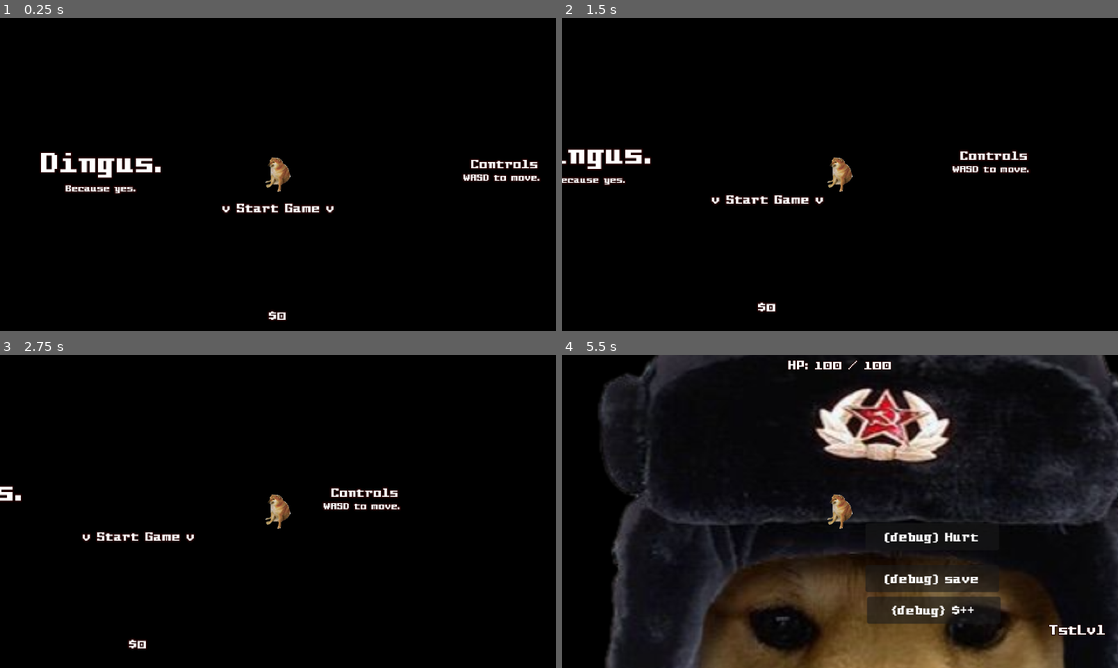
Above: before the commit, frames 1-4 (two rows, left to right).
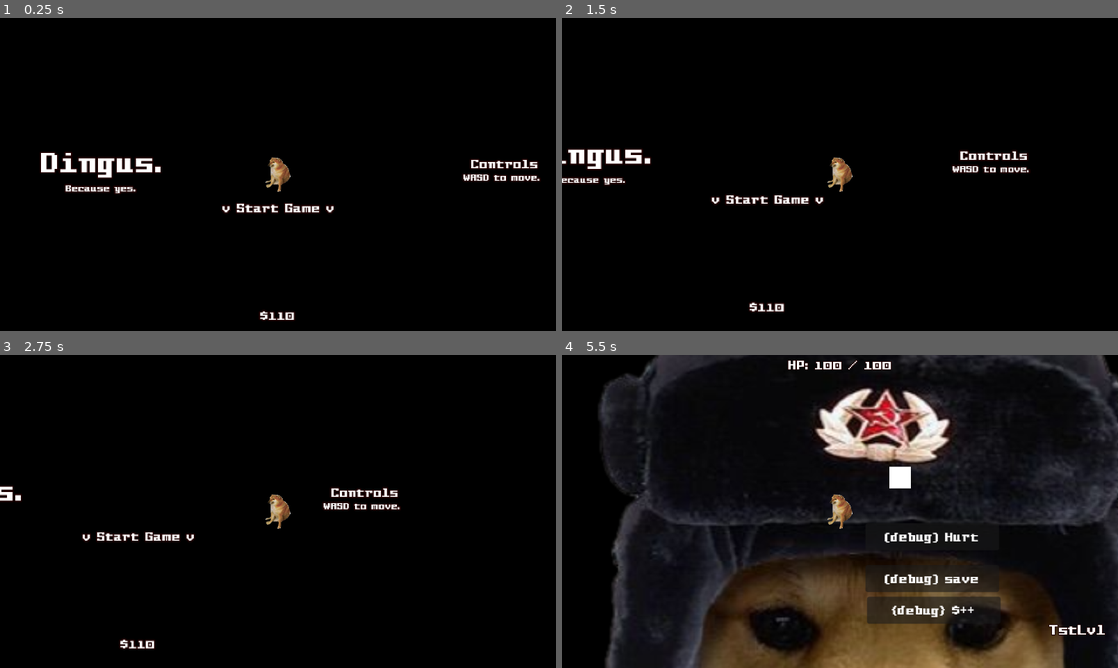
Above: after the commit, the same moments.

Repository: snoutibur-academic/Dingy-Dungeon-Game
Game: Godot game, scene res://Scenes/Main/Main.tscn
Two runs of this game, one before a commit and one after it. Both use one fixed random seed, a clock stepped at 60 frames per second and the inputs below.
Inputs:
- Up to frame 1 (0.25 s): no input
- Up to frame 2 (1.5 s): tap Enter at 0.5 s; hold D (right) 0.53-1.28 s; hold S (down) from 1.28 s (still down)
- Up to frame 3 (2.75 s): tap Space at 2 s; release S (down) at 2.03 s; hold D (right) from 2.03 s (still down)
- Up to frame 4 (5.5 s): release D (right) at 2.78 s; hold W (up) 2.78-3.53 s; tap Enter at 3.5 s; hold A (left) 3.53-5.03 s; hold S (down) from 5.03 s (still down)

The runs differ from the first frame. In frame 1, 0.2% of the frame differs, in the area x 46-53%, y 93-97%; in frame 2, 0.2%; in frame 3, 0.2%; in frame 4, 0.7%, in the area x 13-100%, y 8-84%.
Error after the commit: Invalid access to property or key 'position' on a base object of type 'null instance'. (res://Mobs/MobBody.gd:11)

Commit message:
Implemented basis for enemy mob.

Diff:
--- /dev/null
+++ b/Mobs/Dingy.tscn
@@ -0,0 +1,41 @@
+[gd_scene load_steps=5 format=3 uid="uid://cftxhxs5d7qr4"]
+
+[ext_resource type="Script" path="res://Mobs/MobBody.gd" id="1_m4uao"]
+
+[sub_resource type="RectangleShape2D" id="RectangleShape2D_rfl56"]
+size = Vector2(28, 27)
+
+[sub_resource type="RectangleShape2D" id="RectangleShape2D_13x0u"]
+size = Vector2(32, 32)
+
+[sub_resource type="CircleShape2D" id="CircleShape2D_ud4sb"]
+radius = 69.4622
+
+[node name="Dingy" type="Node2D"]
+
+[node name="MobBody" type="CharacterBody2D" parent="."]
+position = Vector2(0, 0.5)
+script = ExtResource("1_m4uao")
+
+[node name="CollisionShape2D" type="CollisionShape2D" parent="MobBody"]
+shape = SubResource("RectangleShape2D_rfl56")
+
+[node name="ColorRect" type="ColorRect" parent="."]
+offset_left = -14.0
+offset_top = -13.0
+offset_right = 14.0
+offset_bottom = 15.0
+
+[node name="AttackArea" type="Area2D" parent="."]
+
+[node name="CollisionShape2D" type="CollisionShape2D" parent="AttackArea"]
+position = Vector2(0, 1)
+shape = SubResource("RectangleShape2D_13x0u")
+
+[node name="PlayerDetection" type="Area2D" parent="."]
+
+[node name="CollisionShape2D" type="CollisionShape2D" parent="PlayerDetection"]
+shape = SubResource("CircleShape2D_ud4sb")
+
+[connection signal="body_entered" from="PlayerDetection" to="MobBody" method="_on_player_detection_body_entered"]
+[connection signal="body_exited" from="PlayerDetection" to="MobBody" method="_on_player_detection_body_exited"]
--- /dev/null
+++ b/Mobs/MobBody.gd
@@ -0,0 +1,22 @@
+extends CharacterBody2D
+
+var player
+var chasing = false
+@export var SPEED =100
+
+
+func _physics_process(delta):
+	player = get_node("../Player") # Find da player
+	if chasing: # Then presue the player
+		var direction = (player.position - self.position).normalized()
+	else: # Just chill there
+		pass
+
+func _on_player_detection_body_exited(body:Node2D):
+	if body.name == "Player":
+		chasing = false
+		print("not chasein")
+func _on_player_detection_body_entered(body:Node2D):
+	if body.name == "Player":
+		chasing = true
+		print("cahsaigsd")
--- a/Player/Player.tscn
+++ b/Player/Player.tscn
@@ -35,7 +35,7 @@
 [sub_resource type="RectangleShape2D" id="RectangleShape2D_kuxxc"]
 size = Vector2(34, 44)
 
-[node name="CharacterBody2D" type="CharacterBody2D"]
+[node name="Player" type="CharacterBody2D"]
 script = ExtResource("1_x6use")
 move_speed = 125
 
--- a/Scenes/Levels/DebugLevel.tscn
+++ b/Scenes/Levels/DebugLevel.tscn
@@ -1,18 +1,20 @@
-[gd_scene load_steps=6 format=3 uid="uid://dwi3kuv7gn0hi"]
+[gd_scene load_steps=7 format=3 uid="uid://dwi3kuv7gn0hi"]
 
 [ext_resource type="Script" path="res://Scenes/Levels/DebugLevel.gd" id="1_nb6hj"]
 [ext_resource type="Texture2D" uid="uid://b10o65ug3nhhh" path="res://Theme/SplashImg.png" id="2_pcx7k"]
 [ext_resource type="PackedScene" uid="uid://r4cyijexe6ga" path="res://Player/Player.tscn" id="3_wfh8h"]
 [ext_resource type="PackedScene" uid="uid://hj0lanaxubde" path="res://Player/HUD.tscn" id="4_pq4yi"]
 [ext_resource type="Theme" uid="uid://b2uy38s86fu5v" path="res://Theme/Main.tres" id="5_0t6ni"]
+[ext_resource type="PackedScene" uid="uid://cftxhxs5d7qr4" path="res://Mobs/Dingy.tscn" id="6_umf8l"]
 
 [node name="World" type="Node2D"]
 script = ExtResource("1_nb6hj")
 
 [node name="SplashImg" type="Sprite2D" parent="."]
+position = Vector2(0, 1)
 texture = ExtResource("2_pcx7k")
 
-[node name="CharacterBody2D" parent="." instance=ExtResource("3_wfh8h")]
+[node name="Player" parent="." instance=ExtResource("3_wfh8h")]
 
 [node name="HUD" parent="." instance=ExtResource("4_pq4yi")]
 
@@ -40,6 +42,9 @@
 theme = ExtResource("5_0t6ni")
 text = "{debug} $++"
 
+[node name="Dingy" parent="." instance=ExtResource("6_umf8l")]
+position = Vector2(78, -26)
+
 [connection signal="pressed" from="HurtMe" to="." method="_on_hurt_me_pressed"]
 [connection signal="pressed" from="SaveButton" to="." method="_on_save_button_pressed"]
 [connection signal="pressed" from="AddMoney" to="." method="_on_add_money_pressed"]
--- a/Scenes/Main/MainScene.gd
+++ b/Scenes/Main/MainScene.gd
@@ -1,14 +1,12 @@
 extends Node2D
 
 func _ready():
-	pass
+	Utils.loadGame()
 
 "Start Game area"
 func _on_start_player_detection_body_entered(body:Node2D):
 	if body.name == "Player":
 		if Utils.saveExists():
 			print("Save file found!\nLOADING SAVE FILE")
-			Utils.loadGame()
-			get_tree().change_scene_to_file(("res:///Scenes/Levels/DebugLevel.tscn"))
-		else:
-			get_tree().change_scene_to_file(("res:///Scenes/Levels/DebugLevel.tscn"))
+
+		get_tree().change_scene_to_file(("res:///Scenes/Levels/DebugLevel.tscn"))
